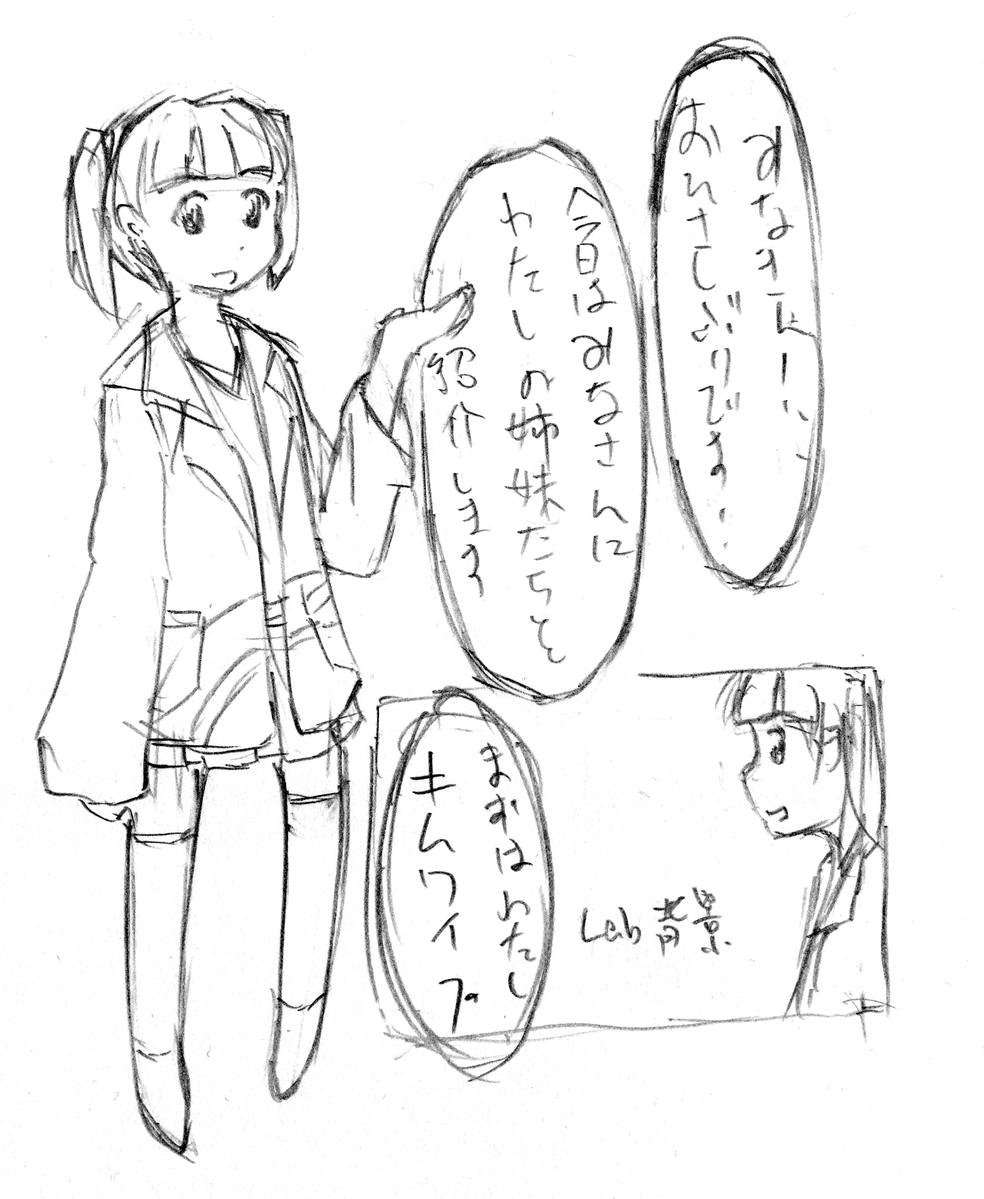
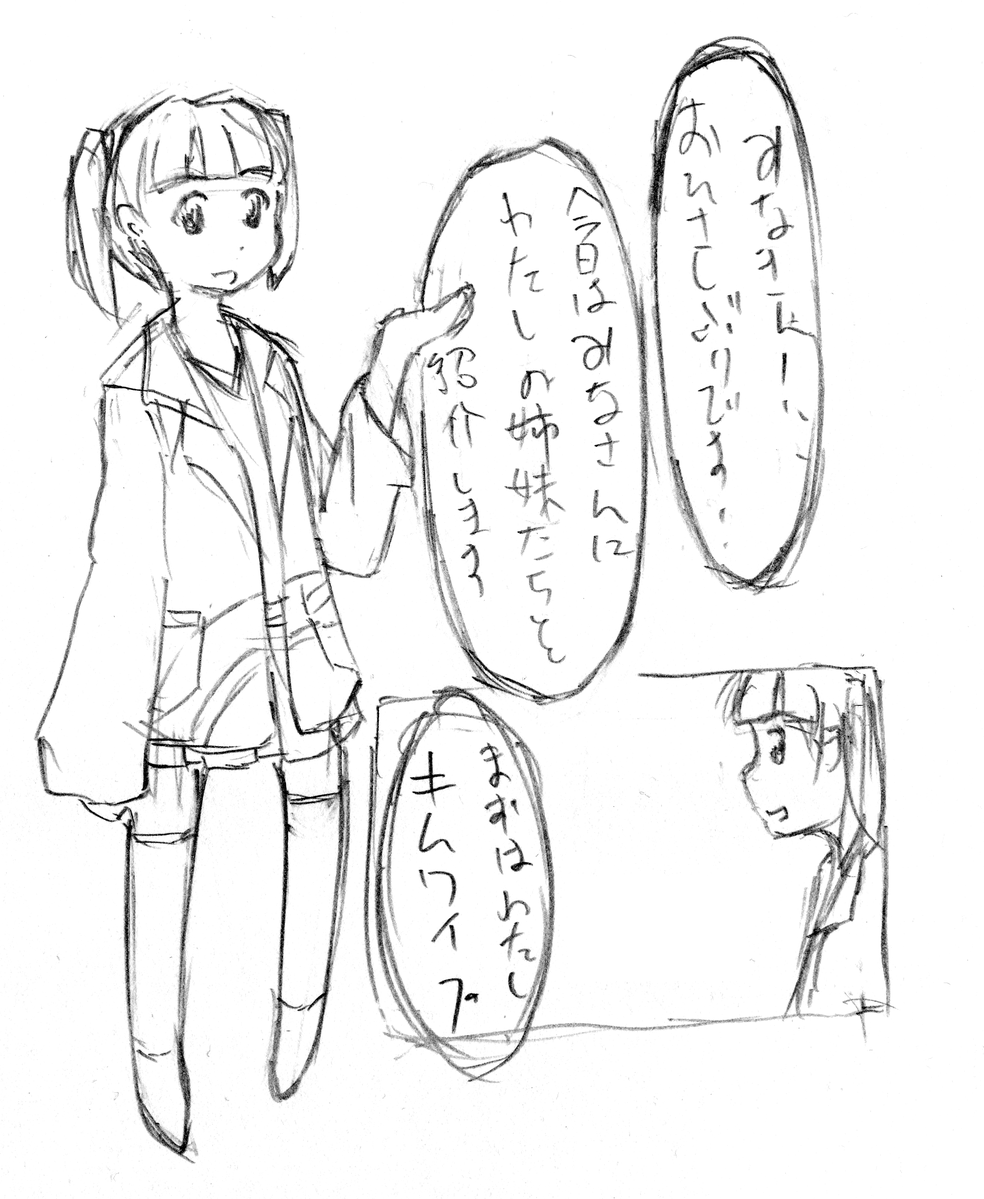
Revision of a layered 984 × 1199 image; what changed, layer by layer:
added layer "背景" over [567, 875, 746, 982]
